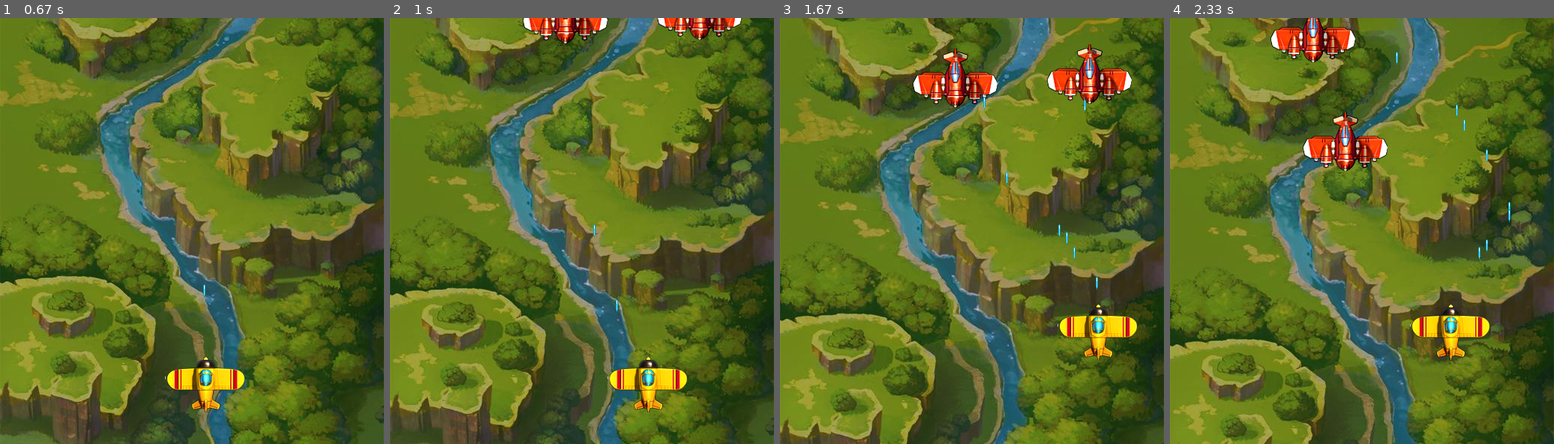
Above: before the commit, frames 1-4 (left to right).
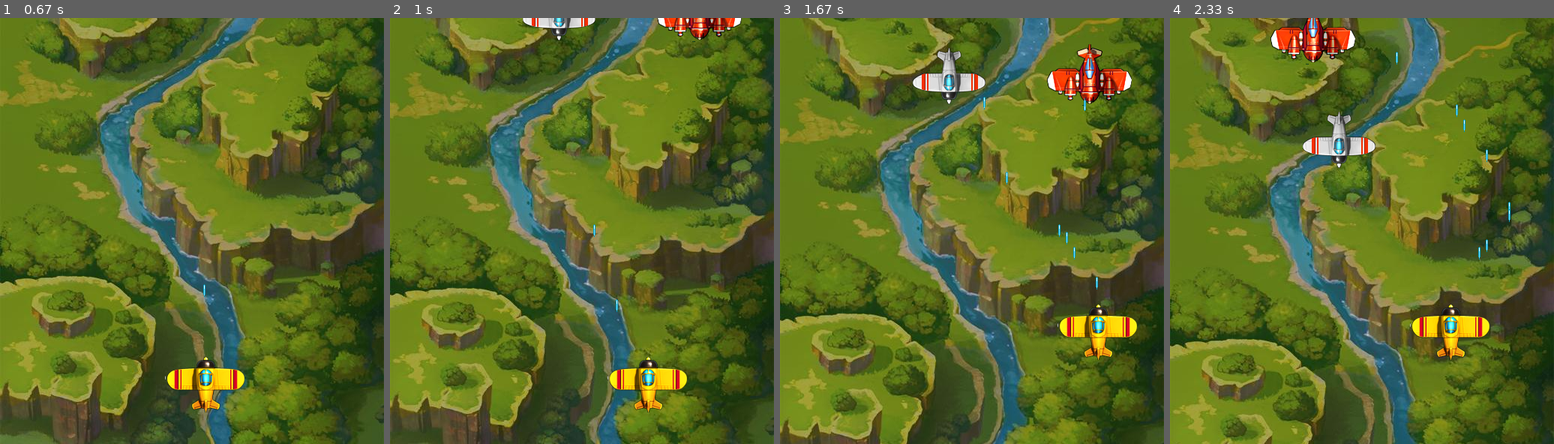
Above: after the commit, the same moments.

Repository: sogoodnow/python-study
Game: pygame game, started from week2/game.py
Same seed, same stepped clock (60 frames per second), same inputs: the game is played once before the commit and once after it.
Inputs:
- Up to frame 1 (0.67 s): tap Space at 0.33 s
- Up to frame 2 (1 s): hold Right from 0.67 s (still down); tap Space at 0.73 s
- Up to frame 3 (1.67 s): tap Space at 1.03, 1.23, 1.57 s; release Right at 1.13 s; hold Up 1.17-1.47 s; hold Right from 1.5 s (still down)
- Up to frame 4 (2.33 s): tap Space at 1.87, 2.07 s; release Right at 1.97 s; hold Left from 2 s (still down)

Frame 1 is identical in both runs. In frame 2, 0.9% of the frame differs, in the area x 34-57%, y 0-7%; in frame 3, 1.6%; in frame 4, 1.6%, in the area x 34-57%, y 22-37%.

Commit message:
敌机随机生成优化

Diff:
--- a/week2/game.py
+++ b/week2/game.py
@@ -61,9 +61,9 @@
         # 随机选择敌机种类
         choice = random.choice(range(5))
 
-        if choice == 5:
+        if choice == 5 or choice == 4 :
             Game.__init__(self, screen_enemy, ENEMY_IMG2)  # 调用父类初始化 普通机
-        if choice == 1:
+        elif choice == 1 or choice == 2:
             Game.__init__(self, screen_enemy, ENEMY_IMG3)  # 调用父类初始化 普通机
         else:
             Game.__init__(self, screen_enemy, ENEMY_IMG1)  # 调用父类初始化 红色机
@@ -274,7 +274,7 @@
         #  画布控制，每次向+Y反向移动2，当到达一定位置后，重置位置
         m += 2
         if m >= -100:
-            m == -968
+            m = -968
         pygame.display.update()
         # 定时显示
         time.sleep(0.04)
